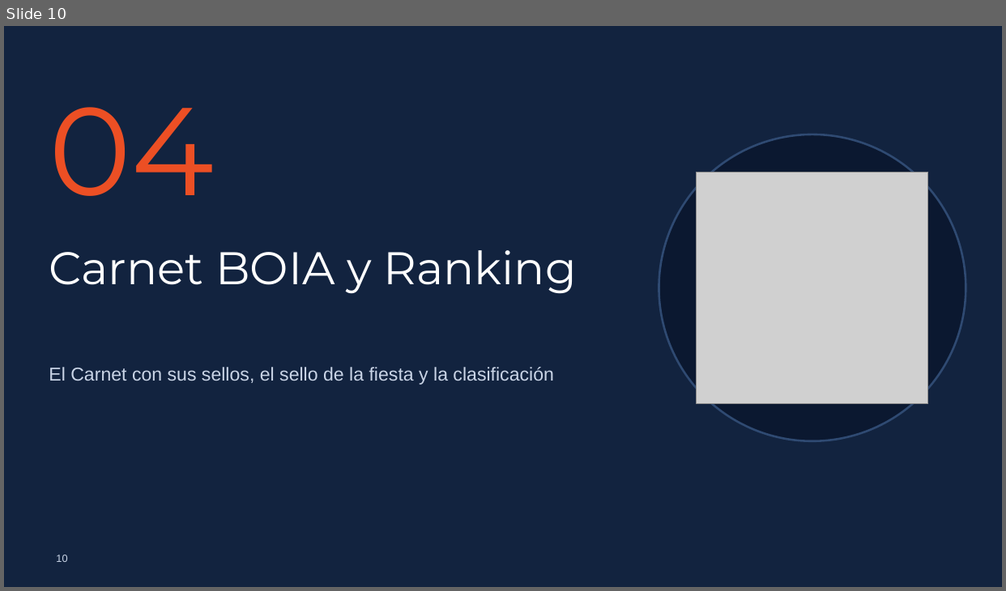
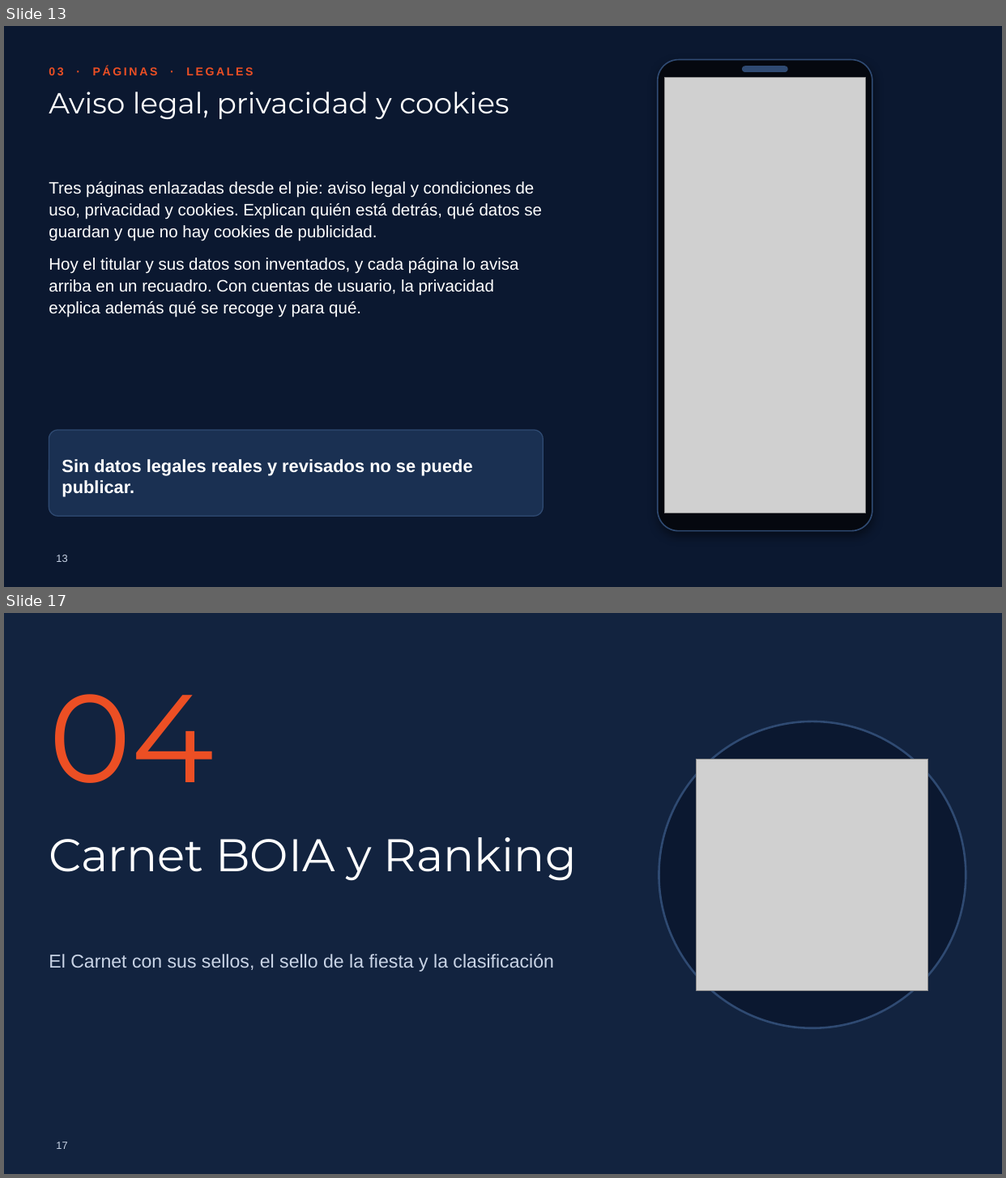
Before and after one commit to picodepato/boia-planet-web, a slide deck: docs/presentacion/boia-planet.pptx. Shown one above the other, each under a label of ours: slide 10 before the commit, slides 13 and 17 after it; the slides between them are not shown. The pictures are 1006x591 and 1006x1178 pixels, drawn with LibreOffice and Linux fonts; fonts in the diff are those of the drawing; grey boxes stand for pictures; background and template pictures are left out. Boxes give left, top, right and bottom in pixels: in the first picture for what was removed or moved away, otherwise in the second. Text is boxed around its words. In the diff, an @@ line names an element or a change of style, - is before the commit and + after.

```diff
--- a/docs/presentacion/boia-planet.pptx
+++ b/docs/presentacion/boia-planet.pptx
@@ slide 13 added at [4,26,1002,587], background #0B1830 @@
@@ text added at [49,66,253,75], 11 pt, text #EC4F24, bold @@
+03 · PÁGINAS · LEGALES
@@ rounded rectangle added at [658,60,872,531], fill #05080F, outline #2F4A72 1.25 pt @@
@@ rounded rectangle added at [743,66,788,71], fill #2F4A72, outline #2F4A72 1 pt @@
@@ title added at [49,92,509,119], 28 pt, text #FFFFFF @@
+Aviso legal, privacidad y cookies
@@ picture added at [664,78,866,514] @@
@@ text added at [49,182,542,318], 16 pt, text #FFFFFF @@
+Tres páginas enlazadas desde el pie: aviso legal y condiciones de uso, privacidad y cookies. Explican quién está detrás, qué datos se guardan y que no hay cookies de publicidad.
+Hoy el titular y sus datos son inventados, y cada página lo avisa arriba en un recuadro. Con cuentas de usuario, la privacidad explica además qué se recoge y para qué.
@@ rounded rectangle added at [49,430,543,516], fill #1A3052, outline #2F4A72 1 pt, 17 pt, text #FFFFFF, bold @@
+Sin datos legales reales y revisados no se puede publicar.
@@ page number added at [56,555,67,562], 10 pt, text #C9D4E6 @@
+13
@@ what was slide 10 is now slide 17 @@
@@ page number at [56,1142,67,1149]: text changed @@
-10
+17
```
Also in this commit, not shown: 1 slide changed, 7 other slides added, 1 slide removed, 14 other files.
